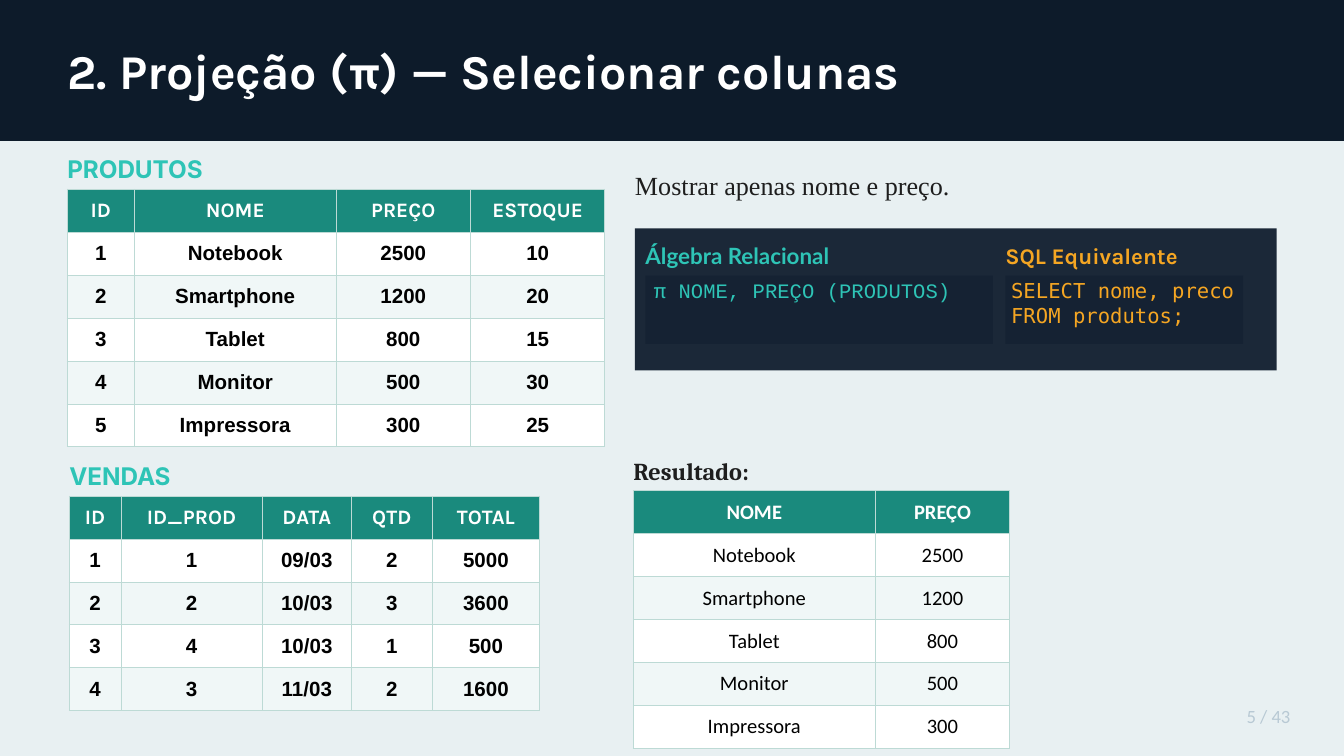
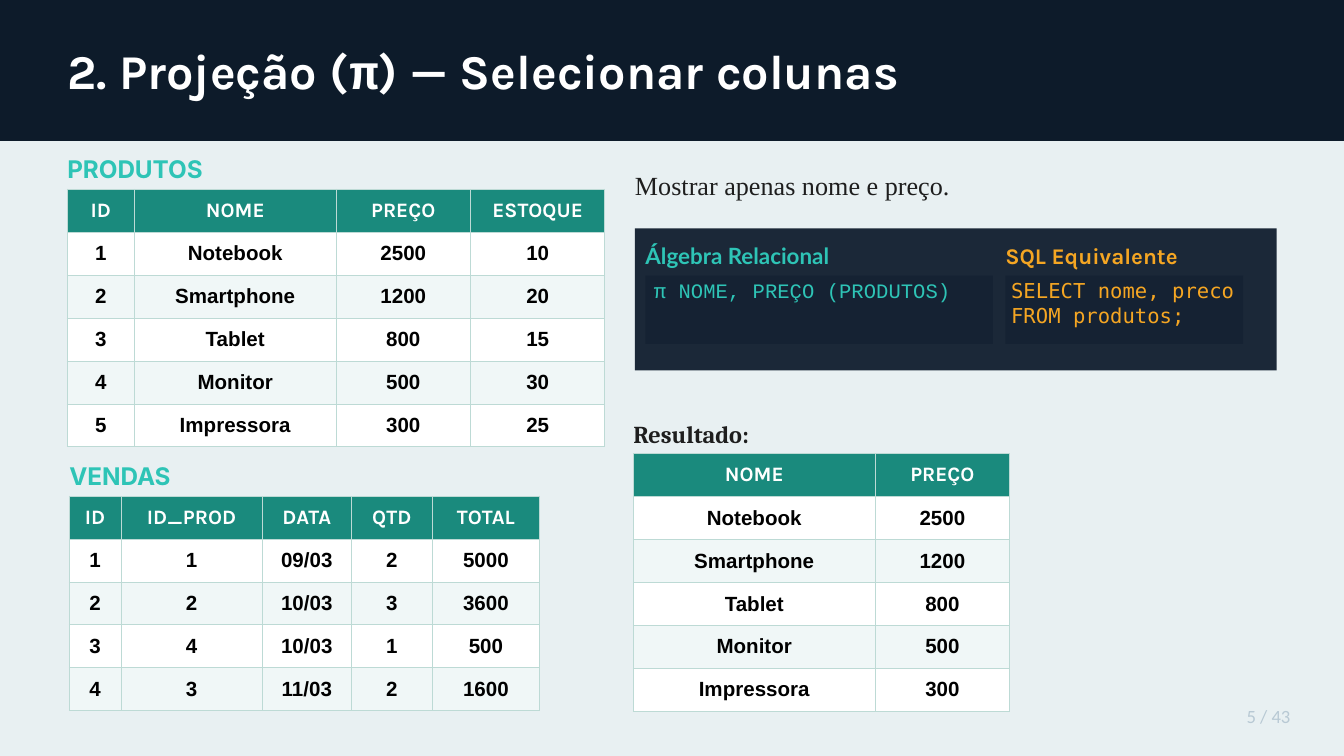
Before and after one commit to patrickaraujo/disc_BD, a slide deck: slide 5 of ARQ09/Bloco1/Algebra_Relacional_Teoria_e_Exercicios_v2.odp. Drawn at 1344x756 pixels with LibreOffice and Linux fonts; fonts in the diff are those of the drawing. Boxes give left, top, right and bottom in pixels: in the first picture for what was removed or moved away, otherwise in the second. Text is boxed around its words. In the diff, an @@ line names an element or a change of style, - is before the commit and + after.

```diff
--- a/ARQ09/Bloco1/Algebra_Relacional_Teoria_e_Exercicios_v2.odp
+++ b/ARQ09/Bloco1/Algebra_Relacional_Teoria_e_Exercicios_v2.odp
@@ text "2. Projeção (π) — Selecionar ..." at [67,52,899,101]: font Karla to Courier New in "(π)" @@
@@ text "Resultado:": place and size @@
-text "Resultado:" at [633,463,748,480]
+text "Resultado:" at [633,426,748,443]
@@ table at [633,453,1009,711] @@
@@ font Calibri to Karla in "NOME", "PREÇO" @@
@@ font Calibri to Arial, bold on in "Notebook", "2500", "Smartphone", "1200" and 6 more places @@
@@ table: place and size @@
-table at [633,491,1009,749]
+table at [633,453,1009,711]
```
Also in this commit, not shown: 14 other slides changed, 1 other file.
